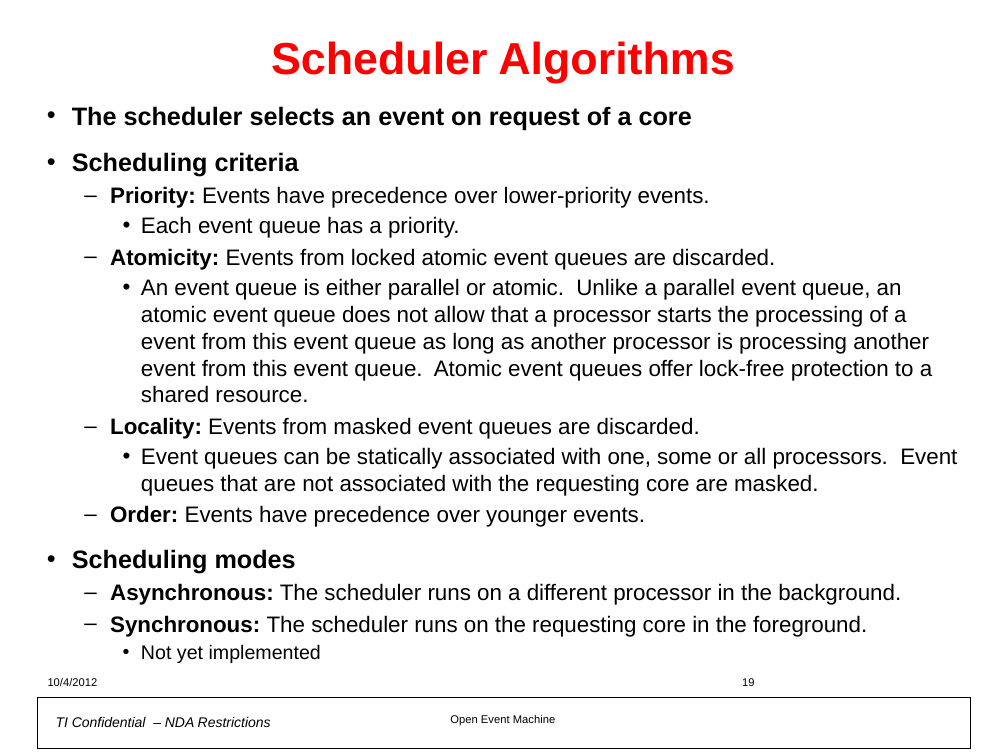
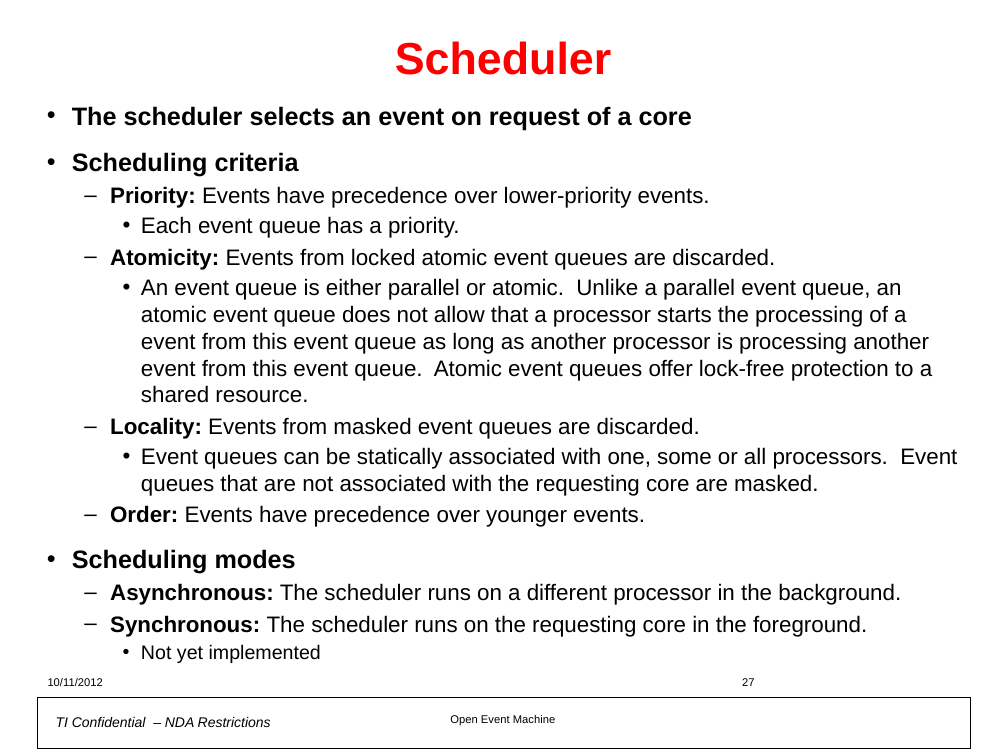
Before and after one commit to hari1989/keystone-workshop, a slide deck: slide 27 of preliminary/Open Event Machine.pptx (slide 19 before the commit). Drawn at 1008x756 pixels with LibreOffice and Linux fonts; fonts in the diff are those of the drawing; background and template pictures are left out. Boxes give left, top, right and bottom in pixels: in the first picture for what was removed or moved away, otherwise in the second. Text is boxed around its words. In the diff, an @@ line names an element or a change of style, - is before the commit and + after.

```diff
--- a/preliminary/Open Event Machine.pptx
+++ b/preliminary/Open Event Machine.pptx
@@ title at (395,41,611,75): text changed @@
-Scheduler Algorithms
+Scheduler
@@ text at (48,678,103,686): text changed @@
-10/4/2012
+10/11/2012
@@ page number at (742,678,754,686): text changed @@
-19
+27
```
Also in this commit, not shown: 43 other slides changed, 7 slides added, 6 slides removed.
